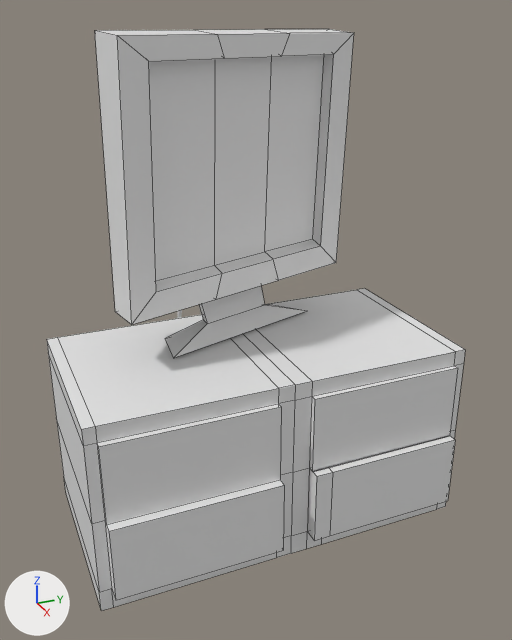
A saved change to the Blender file Assets/tvandtable.blend.
Rendered twice from a 50 mm camera at (-1.066, -2.752, 1.275) aimed at (-2.9, -1.963, 0.434). The lights are fixed; the arrows at lower left show +X, +Y and +Z. Mesh edges are drawn as thin lines on the coarser meshes.

Script lines for the objects in view, before the commit:
```python
me_cube = bpy.data.meshes.new('Cube')
me_cube.from_pydata(...)  # 56 vertices, 54 faces; spans x 4.27..5.48, y -3.56..-2.18, z -0.9..0.86
me_cube_001 = bpy.data.meshes.new('Cube.001')
me_cube_001.from_pydata(...)  # 104 vertices, 98 faces, 1 loose edge; spans x -0.92..0.79, y 3.89..7.02, z 3.66..5.23
ob_cube = bpy.data.objects.new('Cube', me_cube)
ob_cube.location = (-4.636, 0.102, 0.862)
ob_cube.rotation_euler = (-0.0256, 0.0261, -0.356)  # degrees (-1.5, 1.5, -20)
ob_cube.scale = (0.484, 0.484, 0.484)
ob_cube_001 = bpy.data.objects.new('Cube.001', me_cube_001)
ob_cube_001.location = (-2.818, -0.086, 1.685)
ob_cube_001.scale = (-0.353, -0.353, -0.353)
```
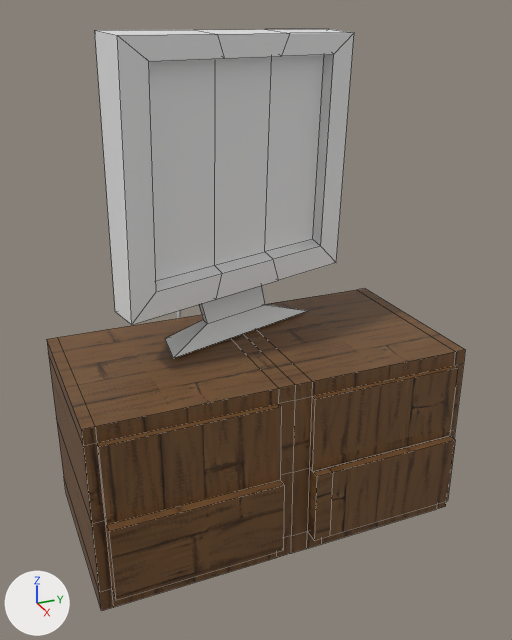
Patch to the scene script:
```diff
--- a/Assets/tvandtable.blend.py
+++ b/Assets/tvandtable.blend.py
@@ img_wood_001_tex2_png @@
+img_wood_001_tex2_png = load_image('Wood_001_TEX2.png', 'Resources/textures/Wood_001_TEX2.png', 320, 320, 'sRGB')
@@ mat_wood_001_tex2_png @@
+mat_wood_001_tex2_png = principled_material('Wood_001_TEX2.png')
+mat_wood_001_tex2_png.texture = img_wood_001_tex2_png
@@ me_cube_001 @@
 me_cube_001.from_pydata(...)  # 104 vertices, 98 faces, 1 loose edge; spans x -0.92..0.79, y 3.89..7.02, z 3.66..5.23
+me_cube_001.materials.append(mat_wood_001_tex2_png)  # picture img_wood_001_tex2_png
```

What differs and where, as boxes (x1, y1, x2, y2) in the pictures (512 x 640 px):
'Cube.001', recoloured (grey to brown)
    both: (47, 288, 465, 611)
